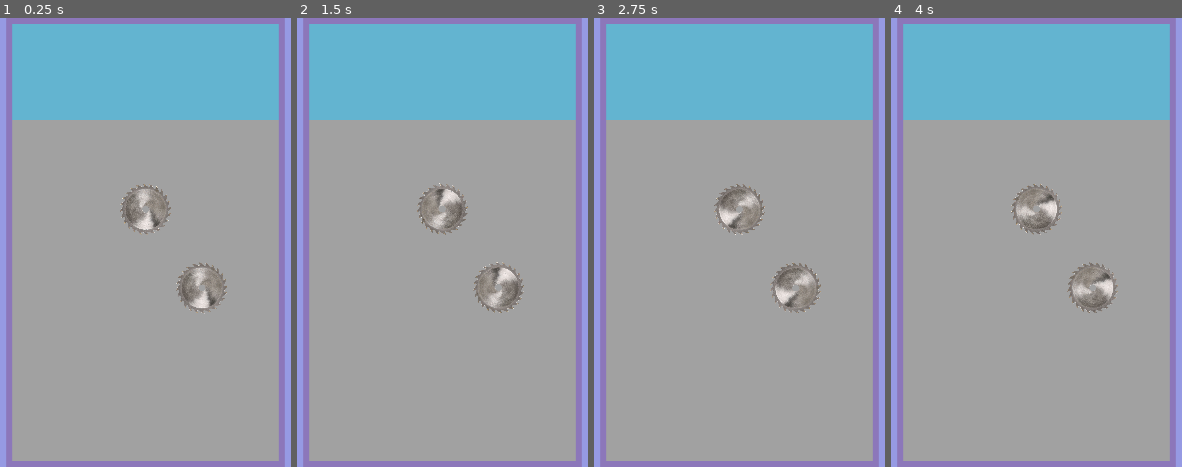
Above: before the commit, frames 1-4 (left to right).
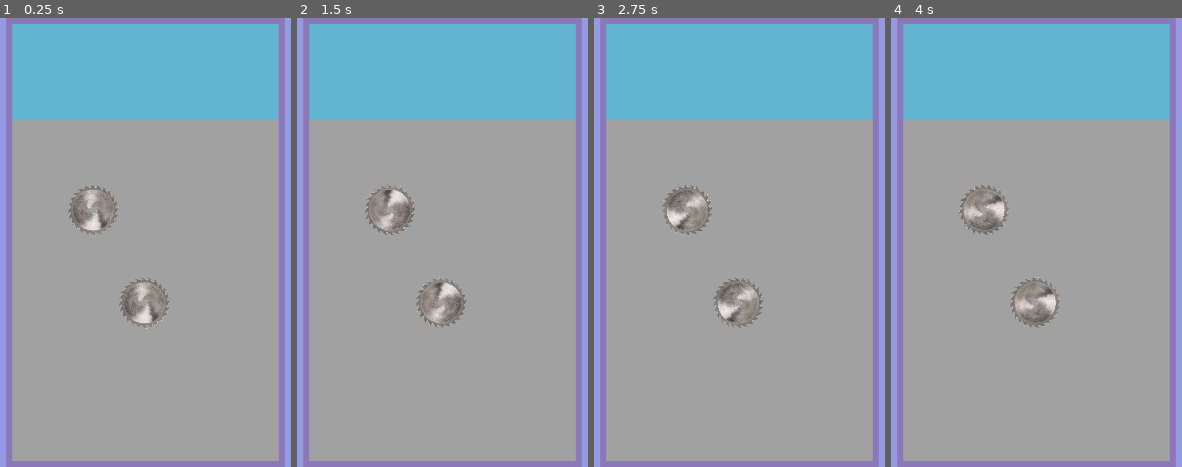
Above: after the commit, the same moments.

Repository: Awesomeness7/UNC-24-Fall-Jam-Senator-Pit
Game: Godot game, scene res://Scenes/mainDropGameParent.tscn
Two runs of this game, one before a commit and one after it. Both use one fixed random seed, a clock stepped at 60 frames per second and the inputs below.
Inputs (mouse positions are in pixels of both pictures, inside the frame that each line leads up to):
- Up to frame 1 (0.25 s): no input
- Up to frame 2 (1.5 s): move the mouse to (outside the picture) at 0.52 s; click (outside the picture) at 0.67 s; move the mouse to (outside the picture) at 1.27 s; click (outside the picture) at 1.42 s
- Up to frame 3 (2.75 s): move the mouse to (818, 143) at 2.02 s; click (818, 143) at 2.17 s
- Up to frame 4 (4 s): move the mouse to (995, 332) at 2.77 s; click (995, 332) at 2.92 s; move the mouse to (outside the picture) at 3.52 s; click (outside the picture) at 3.67 s

The runs differ from the first frame. In frame 1, 4.3% of the frame differs, in the area x 23-79%, y 36-70%; in frame 2, 4.3%; in frame 3, 4.3%; in frame 4, 4.3%.

Commit message:
Reimplemented death after it was broken

Diff:
--- a/Scenes/absolPit.tscn
+++ b/Scenes/absolPit.tscn
@@ -8,6 +8,12 @@
 
 [sub_resource type="RectangleShape2D" id="RectangleShape2D_a0vmf"]
 size = Vector2(640, 0)
+
+[sub_resource type="RectangleShape2D" id="RectangleShape2D_7r840"]
+size = Vector2(1, 1050)
+
+[sub_resource type="RectangleShape2D" id="RectangleShape2D_oxm3a"]
+size = Vector2(0, 1050)
 
 [node name="pit" type="Node2D"]
 script = ExtResource("1_wvrfn")
@@ -34,12 +40,10 @@
 color = Color(0.629675, 0.629675, 0.629675, 1)
 
 [node name="sawblade" parent="descentArea" instance=ExtResource("2_wpbf1")]
-position = Vector2(320, 215)
-metadata/lethality = 1
+position = Vector2(194, 217)
 
 [node name="sawblade2" parent="descentArea" instance=ExtResource("2_wpbf1")]
-position = Vector2(455, 404)
-metadata/lethality = 1
+position = Vector2(317, 440)
 
 [node name="carpet" type="StaticBody2D" parent="."]
 
@@ -47,4 +51,16 @@
 position = Vector2(320, 1050)
 shape = SubResource("RectangleShape2D_a0vmf")
 
+[node name="leftWall" type="StaticBody2D" parent="."]
+
+[node name="CollisionShape2D" type="CollisionShape2D" parent="leftWall"]
+position = Vector2(640, 525)
+shape = SubResource("RectangleShape2D_7r840")
+
+[node name="rightWall" type="StaticBody2D" parent="."]
+
+[node name="CollisionShape2D" type="CollisionShape2D" parent="rightWall"]
+position = Vector2(0, 525)
+shape = SubResource("RectangleShape2D_oxm3a")
+
 [connection signal="gui_input" from="Area2D/placeholderSprite" to="." method="clickDetectedInClickArea"]
--- a/Scenes/sawblade.tscn
+++ b/Scenes/sawblade.tscn
@@ -9,10 +9,10 @@
 [node name="sawblade" type="Node2D"]
 position = Vector2(64, 64)
 scale = Vector2(0.106447, 0.106447)
-metadata/Lethality = 0
 
 [node name="CharacterBody2D" type="CharacterBody2D" parent="."]
 script = ExtResource("3_fp6uw")
+metadata/Lethality = 1
 
 [node name="CollisionShape2D" type="CollisionShape2D" parent="CharacterBody2D"]
 shape = SubResource("CircleShape2D_6yprw")
--- a/Scenes/senator.tscn
+++ b/Scenes/senator.tscn
@@ -25,4 +25,9 @@
 scale = Vector2(1.05, 1.02)
 shape = SubResource("CapsuleShape2D_t0qe8")
 
+[node name="Timer" type="Timer" parent="."]
+wait_time = 1.8
+autostart = true
+
 [connection signal="body_entered" from="Area2D" to="." method="hitboxIntruded"]
+[connection signal="timeout" from="Timer" to="." method="stillnessCheck"]
--- a/Scripts/senator.gd
+++ b/Scripts/senator.gd
@@ -2,28 +2,41 @@
 
 var deadSenatorSprite = load("res://Sprites/deadSenator.png")
 
-var alive = true
+var state = 0 # 0 = Passive, 1 = dead, 2 = standing up, 3 walking off stage
 var hp = 1.0
 
 # Called when the node enters the scene tree for the first time.
+
 func _ready() -> void:
 	pass # Replace with function body.
 
 # Called every frame. 'delta' is the elapsed time since the previous frame.
-func _process(_delta: float) -> void:
+func _process(delta: float) -> void:
 	pass
 
 func die():
 	print("Dieded")
-	alive = false
+	state = 1
 	hp = 0.0
 	get_node("./Sprite2D").texture = deadSenatorSprite
 
-func hitboxIntruded(body: Node2D) -> void:
-	if alive:
-		if (body.has_meta("Lethality")):
-			match body.get_meta("Lethality"):
+var positionAtLastCheck
+func stillnessCheck() -> void:
+	if (state == 0):
+		if ((position == positionAtLastCheck) && (linear_velocity.length() == 0)):
+			print("Raise up!")
+			print(rotation)
+			state = 2
+		else:
+			positionAtLastCheck = position
+
+func hitboxIntruded(intrudingBody: Node2D) -> void:
+	if state != 1:
+		if (intrudingBody.has_meta("Lethality")):
+			print("Lethal intrusion!")
+			match intrudingBody.get_meta("Lethality"):
 				1:
-					hp -= .7
-		if hp <= 0:
-			die()
+					hp -= .34
+					state = 0
+			if hp <= 0:
+				die()
Not shown: 1 places in Scenes/absolPit.tscn that only renumber resources
